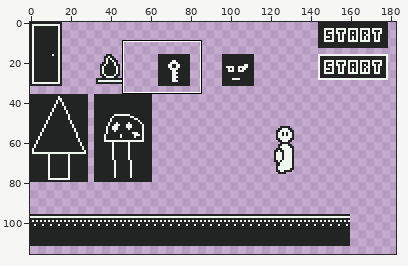
Sprite sheet -- Assets/main-spritesheet.png. The first picture is a wide view before the edit; the outline marks the close-up.
Close-up. Old version:
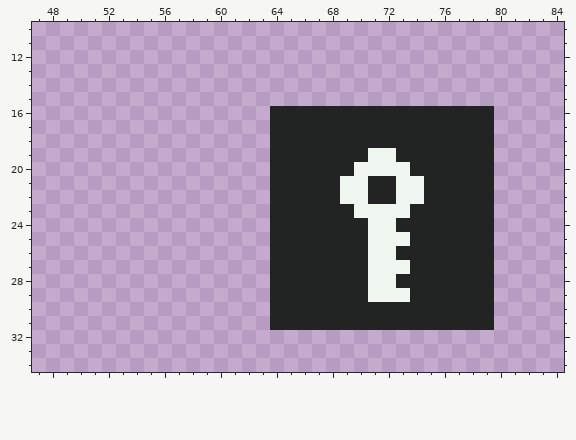
The file is 364x120 pixels. Shown: x 47..84, y 10..34. The wide view leaves out empty margins.
After:
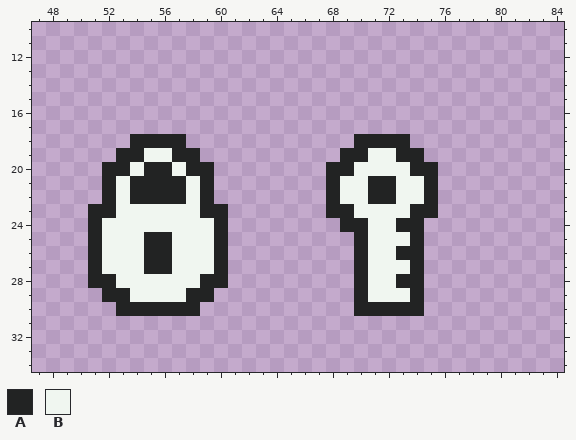
Palette (. is transparent): A #222323  B #f0f6f0
The edit:
There is now colour A in row 18 at x 54 to 57; in row 19 at x 53 to 54 and 57 to 58; in row 20 at x 52 to 53, 55 to 56 and 58 to 59; in rows 21 to 22 at x 52, 54 to 57 and 59; in row 23 at x 51 to 52 and 59 to 60; in row 24 at x 51 and 60.
There is now colour A in rows 25 to 27 at x 51, 55 to 56 and 60; in row 28 at x 51 to 52 and 59 to 60; in row 29 at x 52 to 53 and 58 to 59; in row 30 at x 53 to 58.
There is now colour B in row 19 at x 55 to 56; in row 20 at x 54 and 57; in rows 21 to 22 at x 53 and 58; in row 23 at x 53 to 58; in row 24 at x 52 to 59; in rows 25 to 27 at x 52 to 54 and 57 to 59.
There is now colour B in row 28 at x 53 to 58; in row 29 at x 54 to 57.
The author cleared colour A in rows 16 to 17 at x 64 to 79; in row 18 at x 64 to 69 and 74 to 79; in row 19 at x 64 to 68 and 75 to 79; in rows 20 to 23 at x 64 to 67 and 76 to 79; in row 24 at x 64 to 68 and 75 to 79; in rows 25 to 30 at x 64 to 69 and 75 to 79.
The author cleared colour A in row 31 at x 64 to 79.
